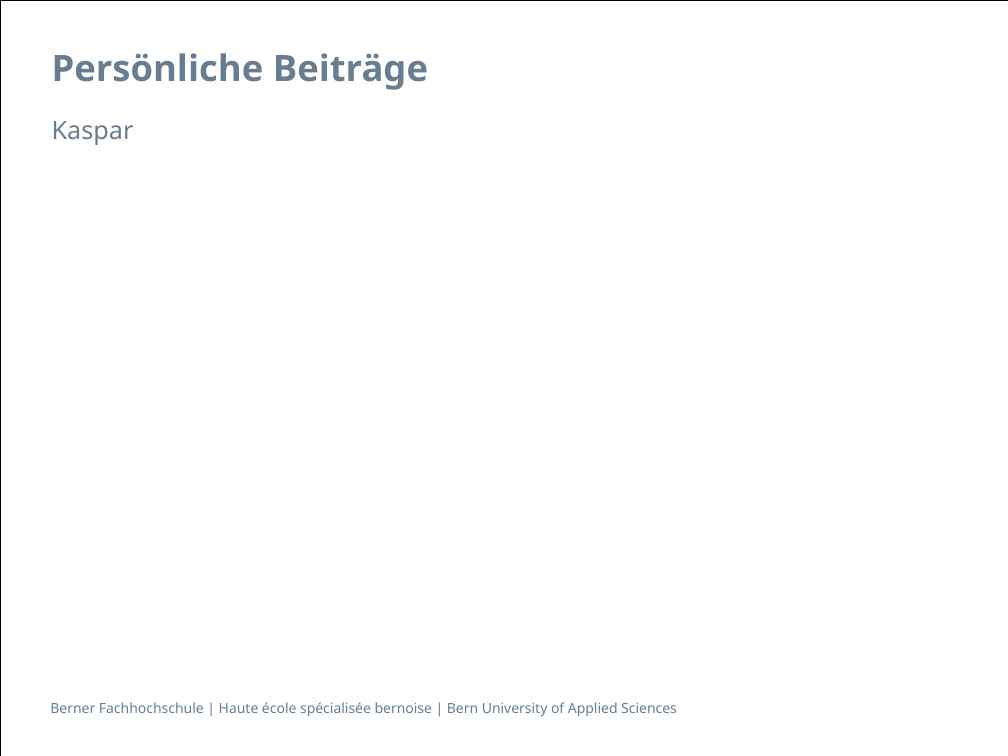
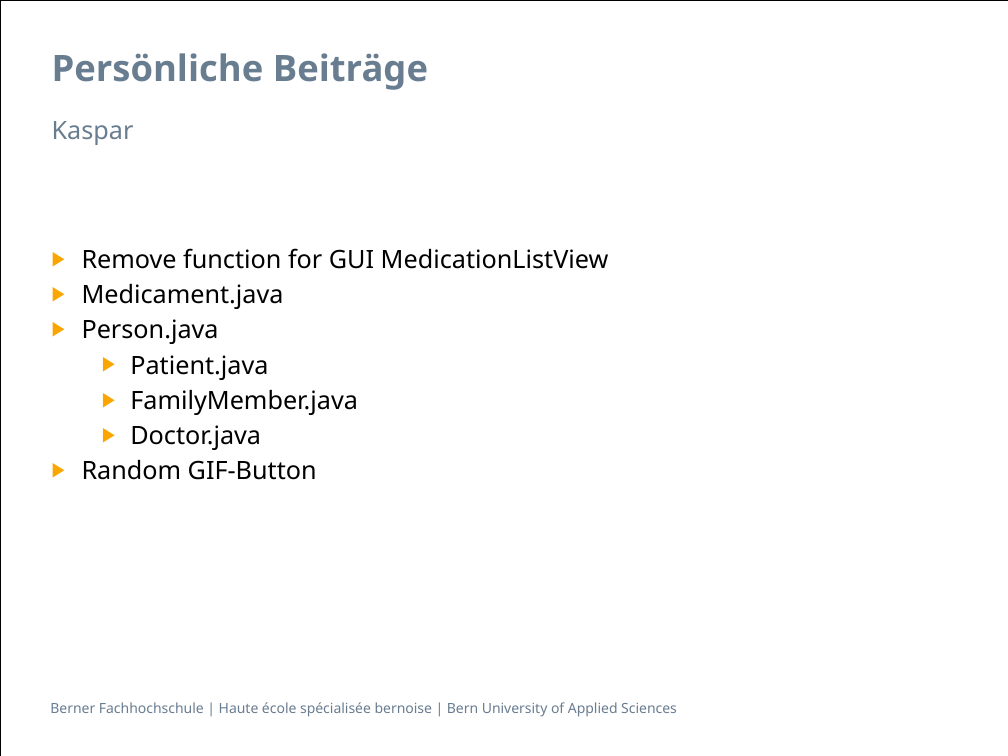
Before and after one commit to zyssm4/ch.bfh.btx8081.w2015.red, a slide deck: slide 5 of doc/Task14/task14_presentation Schlurp.pptx. Drawn at 1008x756 pixels with LibreOffice and Linux fonts; fonts in the diff are those of the drawing; background and template pictures are left out. Boxes give left, top, right and bottom in pixels: in the first picture for what was removed or moved away, otherwise in the second. Text is boxed around its words. In the diff, an @@ line names an element or a change of style, - is before the commit and + after.

```diff
--- a/doc/Task14/task14_presentation Schlurp.pptx
+++ b/doc/Task14/task14_presentation Schlurp.pptx
@@ text added at <box>82,248,609,480</box>, 18 pt, text #000000 @@
+▶ Remove function for GUI MedicationListView
+▶ Medicament.java
+▶ Person.java
+  ▶ Patient.java
+  ▶ FamilyMember.java
+  ▶ Doctor.java
+▶ Random GIF-Button
```
Also in this commit, not shown: 1 other slide changed, 6 slides added, 2 slides removed.
